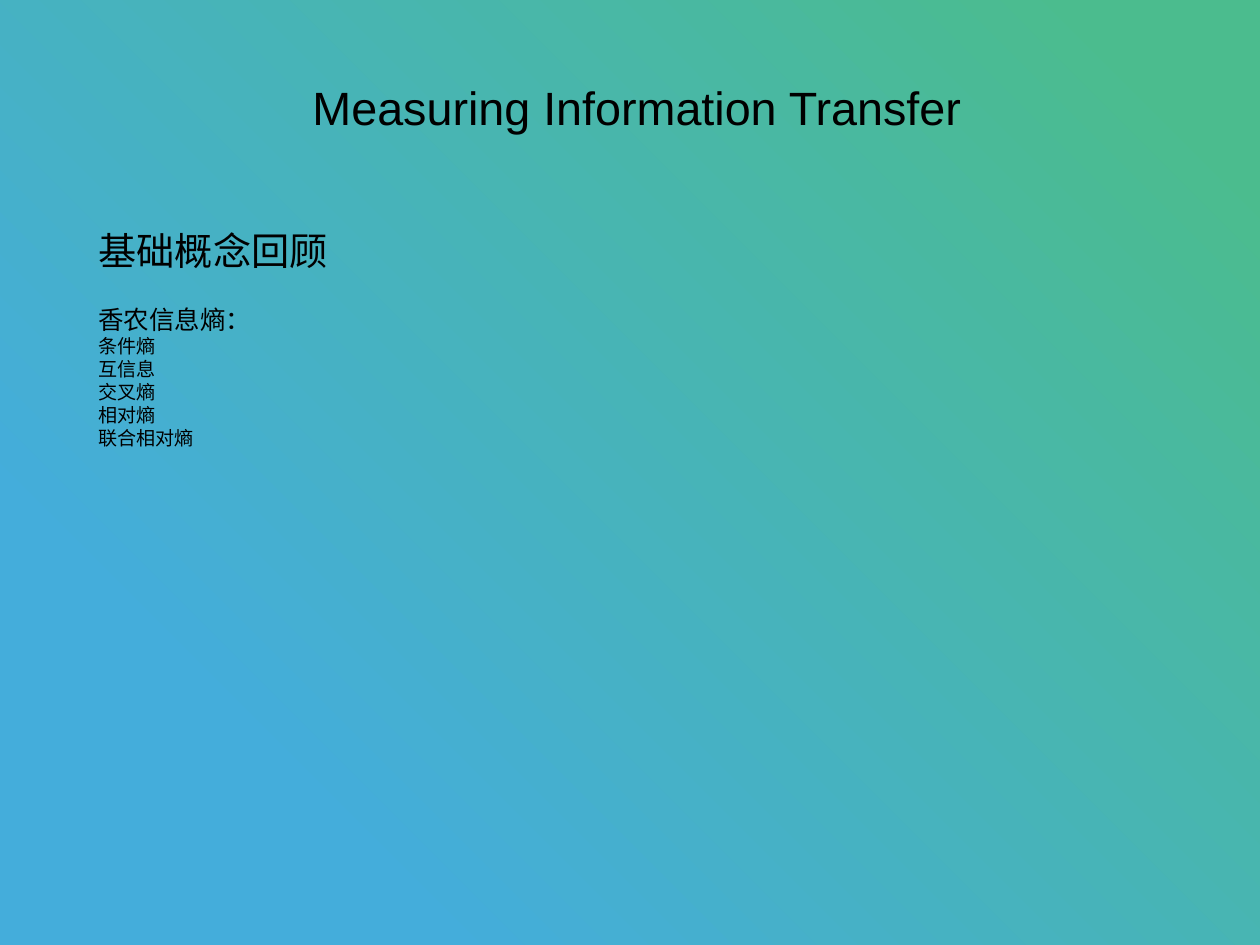
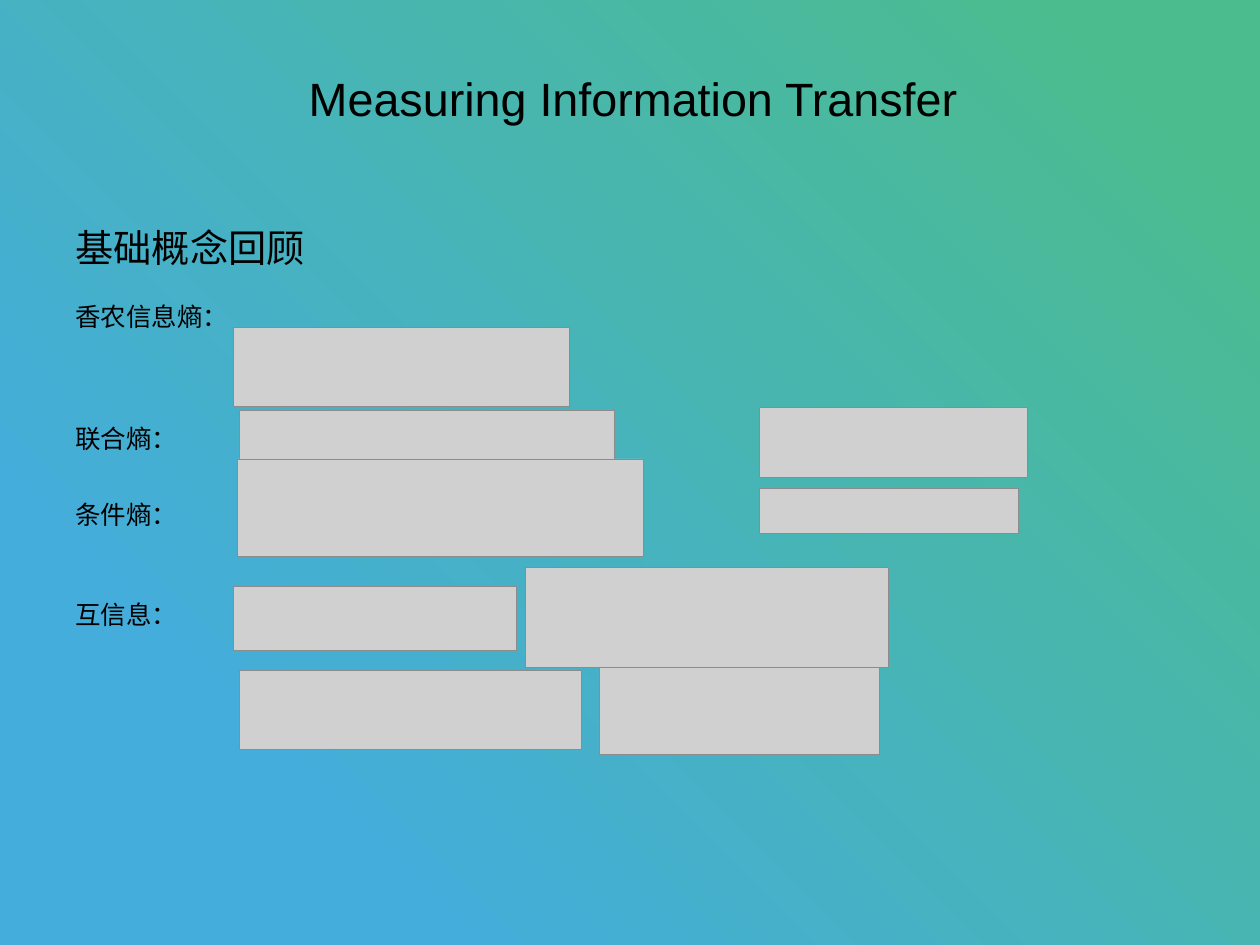
Before and after one commit to stan12138/daily, a slide deck: slide 3 of 转移熵.pptx. Drawn at 1260x945 pixels with LibreOffice and Linux fonts; fonts in the diff are those of the drawing; grey boxes stand for pictures. Boxes give left, top, right and bottom in pixels: in the first picture for what was removed or moved away, otherwise in the second. Text is boxed around its words. In the diff, an @@ line names an element or a change of style, - is before the commit and + after.

```diff
--- a/转移熵.pptx
+++ b/转移熵.pptx
@@ text "Measuring Information Transfer": place and size @@
-text "Measuring Information Transfer" at (312, 91, 961, 134)
+text "Measuring Information Transfer" at (309, 82, 957, 126)
@@ text "基础概念回顾": place and size @@
-text "基础概念回顾" at (98, 232, 327, 447)
+text "基础概念回顾" at (75, 229, 304, 626)
@@ picture added at (234, 327, 569, 407) @@
@@ picture added at (240, 410, 615, 483) @@
@@ picture added at (760, 408, 1028, 478) @@
@@ text at (75, 426, 177, 626): text changed; size 18 to 24 pt @@
-条件熵
-互信息
-交叉熵
-相对熵
-联合相对熵
+联合熵：
+条件熵：
+互信息：
@@ picture added at (238, 459, 643, 556) @@
@@ picture added at (760, 488, 1019, 533) @@
@@ picture added at (526, 568, 889, 667) @@
@@ picture added at (234, 586, 517, 650) @@
@@ picture added at (240, 671, 581, 750) @@
@@ picture added at (599, 661, 879, 754) @@
```
Also in this commit, not shown: 7 other slides changed, 1 slide added, 5 slides removed, 2 other files.
